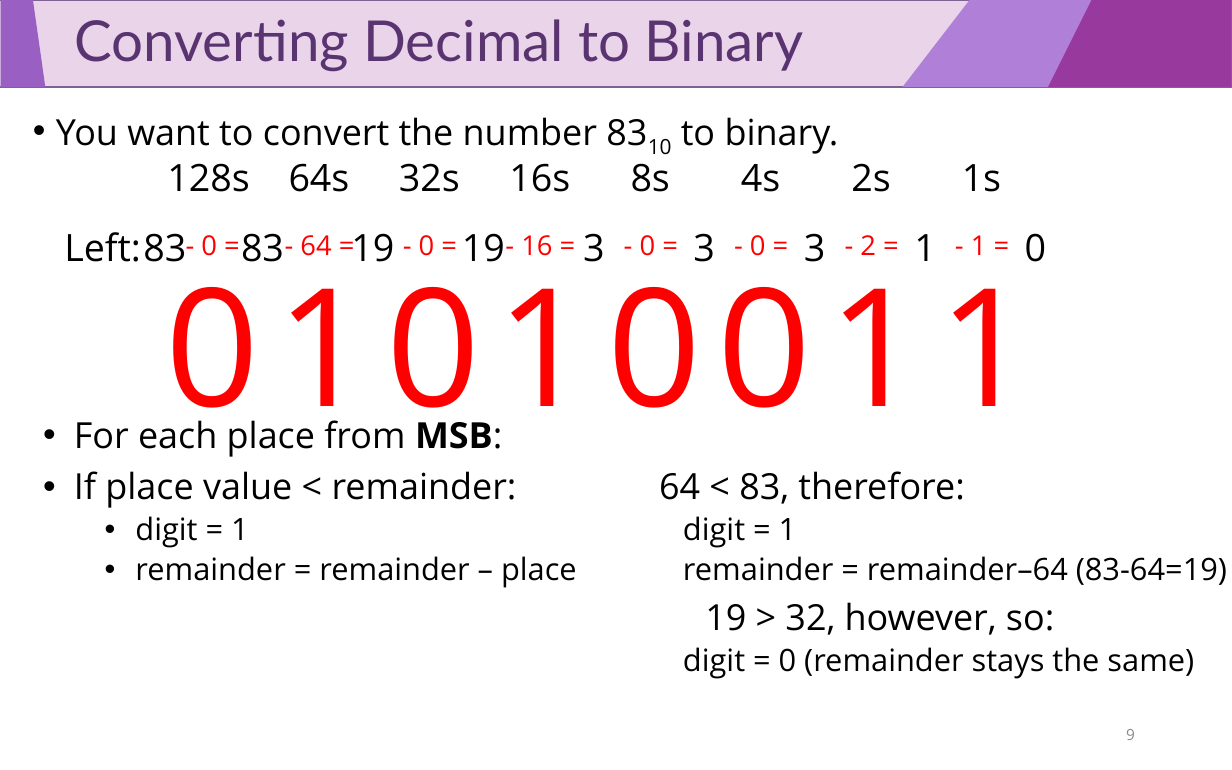
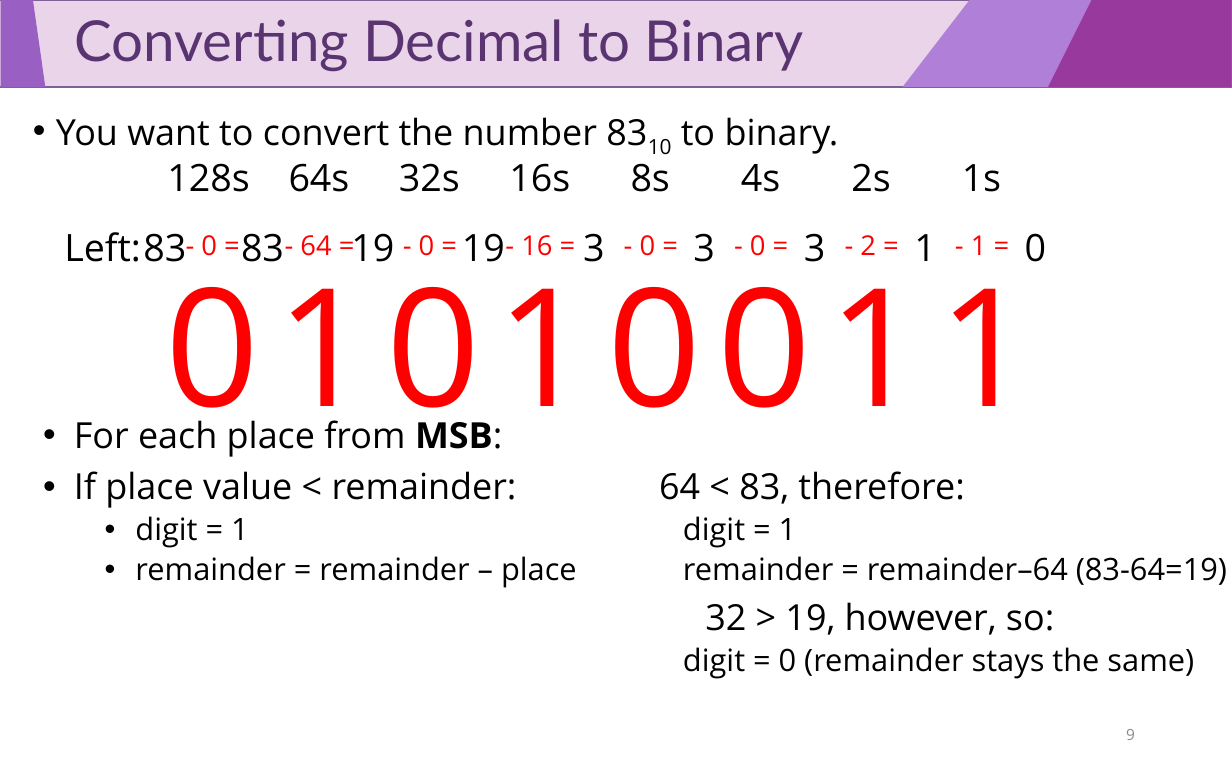
Before and after one commit to luisfnqoliveira/cs447-1, a slide deck: slide 9 of slides/03_CS0447_Data-Representation.pptx. Drawn at 1232x770 pixels with LibreOffice and Linux fonts; fonts in the diff are those of the drawing. Boxes give left, top, right and bottom in pixels: in the first picture for what was removed or moved away, otherwise in the second. Text is boxed around its words. In the diff, an @@ line names an element or a change of style, - is before the commit and + after.

```diff
--- a/slides/03_CS0447_Data-Representation.pptx
+++ b/slides/03_CS0447_Data-Representation.pptx
@@ text at [705, 602, 1054, 635]: text changed @@
-19 > 32, however, so:
+32 > 19, however, so:
```
Also in this commit, not shown: 1 other slide changed, 2 other files.
